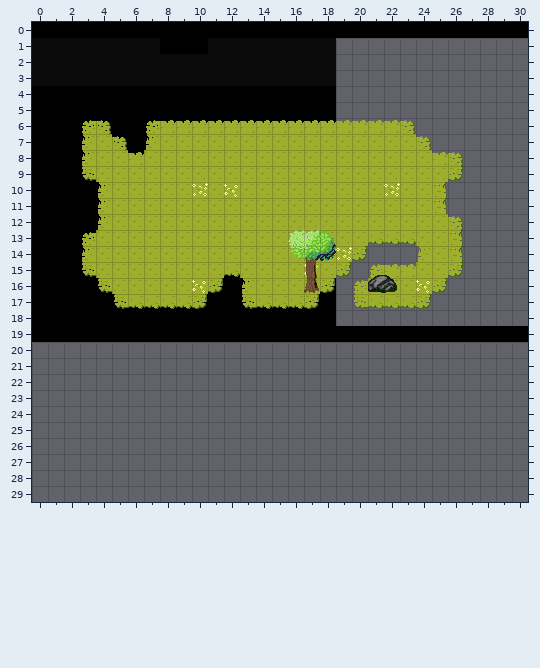
Tiled map, stored at res/worlds/credits.tmx. Above, as it was before the edit.
Cells are 16x16 px. Shown: x 0..30, y 0..29. The old version is drawn lined up with the new one.
Now the later version:
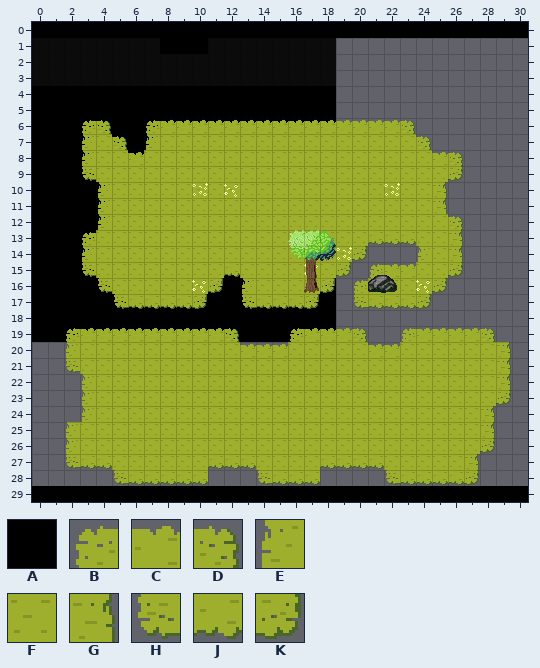
Key: from "Tileset": A 7, B 542, C 543, D 544, E 602, F 603, G 604, H 662, J 663, K 664.
_ is an empty cell.
Commit message: change credits add music in some levels
Difference:
map size 31x20 -> 31x30 cells
Layer "Background #2":
The author put tile B in row 19 at x 2, 16 and 23.
The author put tile C in row 19 at x 3 to 11, 17 to 19 and 24 to 27; in row 20 at x 13 to 15 and 21 to 22.
The author put tile D in row 19 at x 12, 20 and 28.
The author put tile E in row 20 at x 2; in rows 22 to 24 at x 3; in rows 25 to 26 at x 2.
The author put tile F in row 20 at x 3 to 12, 16 to 20 and 23 to 28; in row 21 at x 3 to 28; in rows 22 to 23 at x 4 to 28; in row 24 at x 4 to 27; in rows 25 to 26 at x 3 to 27; in row 27 at x 5 to 10, 14 to 17 and 22 to 26.
The author put tile G in rows 20 to 22 at x 29; in rows 24 to 25 at x 28; in row 27 at x 27.
The author put tile H in row 21 at x 2; in row 27 at x 2; in row 28 at x 5, 14 and 22.
The author put tile J in row 27 at x 3 to 4, 11 to 13 and 18 to 21; in row 28 at x 6 to 10, 15 to 17 and 23 to 26.
The author put tile K in row 23 at x 29; in row 26 at x 28; in row 28 at x 27.
Layer "Foreground":
The author put tile A in row 29 at x 0 to 30.
Tile A is gone in row 19 at x 2 to 12 and 16 to 30.
